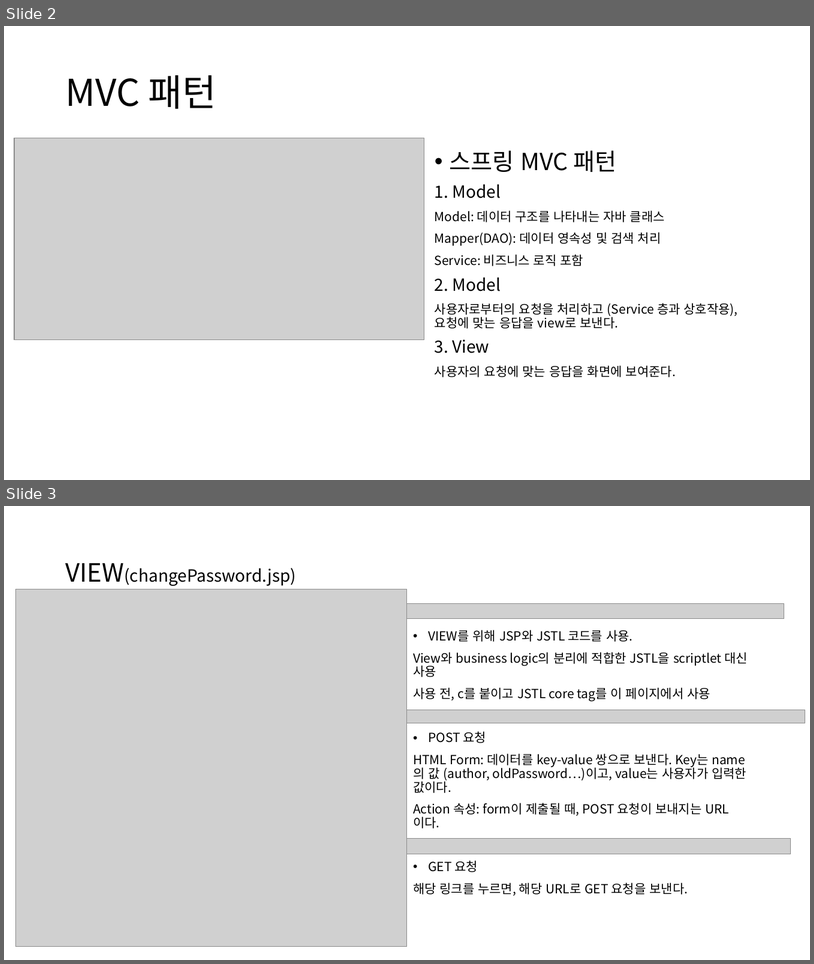
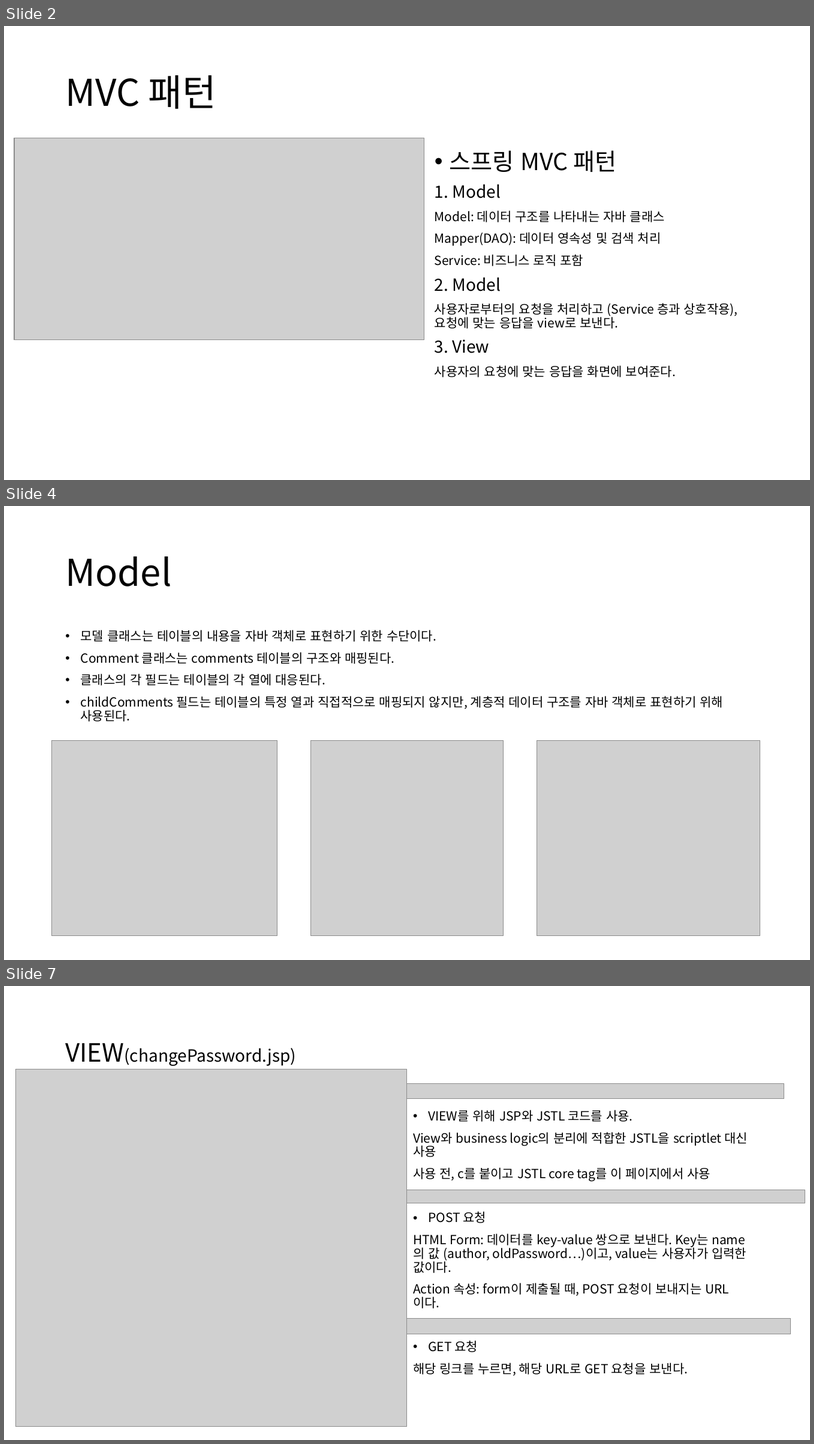
Before and after one commit to kdw1437/SpringHomework_BackEnd, a slide deck: 스프링 게시판 만들기_240821.pptx. Shown one above the other, each under a label of ours: slides 2 and 3 before the commit, slides 2, 4 and 7 after it; the slides between them are not shown. The pictures are 814x964 and 814x1444 pixels, drawn with LibreOffice and Linux fonts; fonts in the diff are those of the drawing; grey boxes stand for pictures. Boxes give left, top, right and bottom in pixels: in the first picture for what was removed or moved away, otherwise in the second. Text is boxed around its words. In the diff, an @@ line names an element or a change of style, - is before the commit and + after.

```diff
--- a/스프링 게시판 만들기_240821.pptx
+++ b/스프링 게시판 만들기_240821.pptx
@@ slide 4 added at bbox=[4, 506, 810, 960], background #FFFFFF @@
@@ title added at bbox=[65, 556, 171, 586], 44 pt, text #000000 @@
+Model
@@ text added at bbox=[81, 630, 724, 721], 15 pt, text #000000 @@
+• 모델 클래스는 테이블의 내용을 자바 객체로 표현하기 위한 수단이다.
+• Comment 클래스는 comments 테이블의 구조와 매핑된다.
+• 클래스의 각 필드는 테이블의 각 열에 대응된다.
+• childComments 필드는 테이블의 특정 열과 직접적으로 매핑되지 않지만, 계층적 데이터 구조를 자바 객체로 표현하기 위해 사용된다.
@@ picture added at bbox=[52, 740, 278, 936] @@
@@ picture added at bbox=[311, 740, 504, 936] @@
@@ picture added at bbox=[537, 740, 760, 936] @@
@@ what was slide 3 is now slide 7 @@
```
Also in this commit, not shown: 1 slide changed, 6 other slides added.
